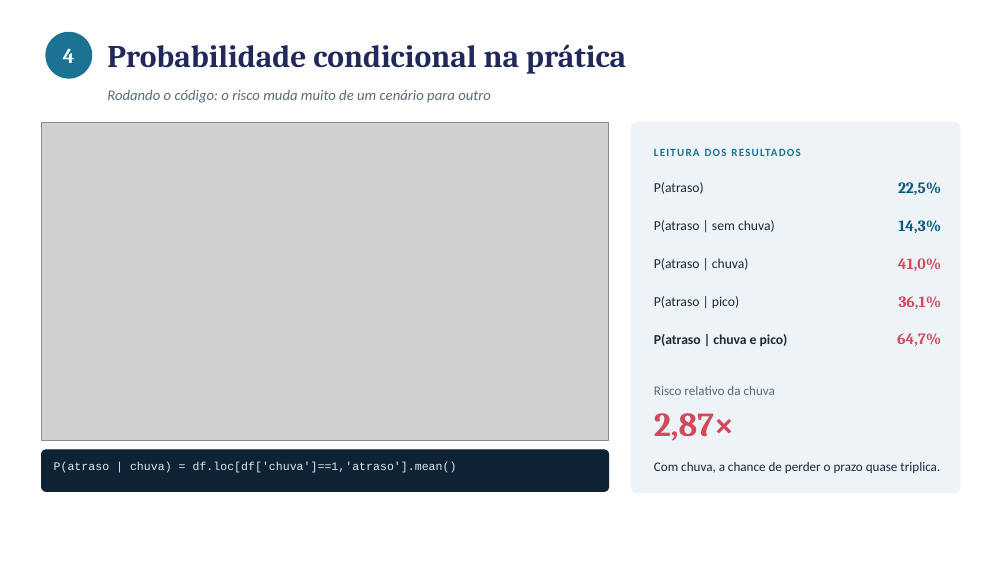
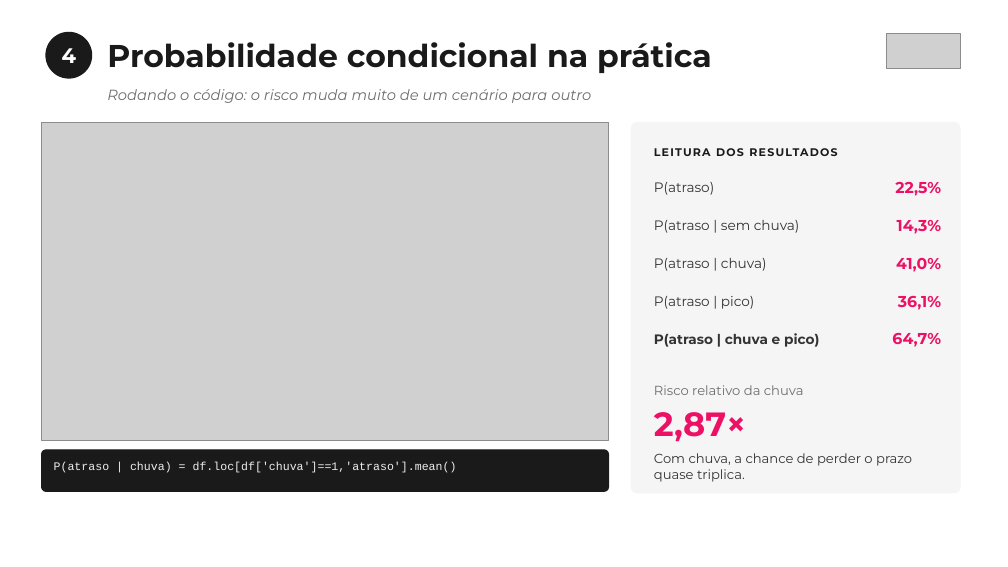
Before and after one commit to susuelen153-design/Projeto-Python, a slide deck: slide 5 of checkpoint4/apresentacao_cp4.pptx. Drawn at 1008x567 pixels with LibreOffice and Linux fonts; fonts in the diff are those of the drawing; grey boxes stand for pictures. Boxes give left, top, right and bottom in pixels: in the first picture for what was removed or moved away, otherwise in the second. Text is boxed around its words. In the diff, an @@ line names an element or a change of style, - is before the commit and + after.

```diff
--- a/checkpoint4/apresentacao_cp4.pptx
+++ b/checkpoint4/apresentacao_cp4.pptx
@@ text "Probabilidade condicional na prática" at [107,42,712,73]: font Cambria to Montserrat, text colour #21295C to #1A1A1A @@
@@ text "4" at [62,48,76,63]: font Cambria to Montserrat @@
@@ ellipse at [45,32,92,79]: fill #1C7293 to #1A1A1A @@
@@ picture added at [886,33,960,68] @@
@@ text "Rodando o código: o risco ..." at [107,89,591,103]: font Calibri to Montserrat, text colour #5A6B7B to #6E6E6E @@
@@ rounded rectangle at [631,123,960,493]: fill #EDF3F7 to #F5F5F5; outline #EDF3F7 1 pt to #F5F5F5 1 pt @@
@@ text "LEITURA DOS RESULTADOS" at [654,141,941,163]: font Calibri to Montserrat, text colour #1C7293 to #1A1A1A @@
@@ text "22,5%" at [895,182,941,196]: font Cambria to Montserrat, text colour #065A82 to #ED1165 @@
@@ text "14,3%" at [897,220,942,234]: font Cambria to Montserrat, text colour #065A82 to #ED1165 @@
@@ text "Risco relativo da chuva" at [654,385,804,395]: font Calibri to Montserrat, text colour #5A6B7B to #6E6E6E @@
@@ font Cambria to Montserrat, text colour #D1495B to #ED1165 in 4 elements at [896,258,941,272], [898,296,941,310], [892,333,941,347], [654,412,746,441] @@
@@ font Calibri to Montserrat, text colour #1B2A3A to #333333 in 6 elements at [654,182,714,195], [654,220,800,233], [654,258,767,271], [654,296,754,309], [654,333,819,347], [654,453,912,482] @@
@@ rounded rectangle at [42,450,609,492]: fill #0E2233 to #1A1A1A; outline #0E2233 1 pt to #1A1A1A 1 pt @@
@@ text "P(atraso | chuva) = df.loc[df['chuva']==1,'atraso'].mean()" at [54,462,457,473]: text colour #DCE9F2 to #EDEDED @@
```
Also in this commit, not shown: 12 other slides changed, 12 other files.
